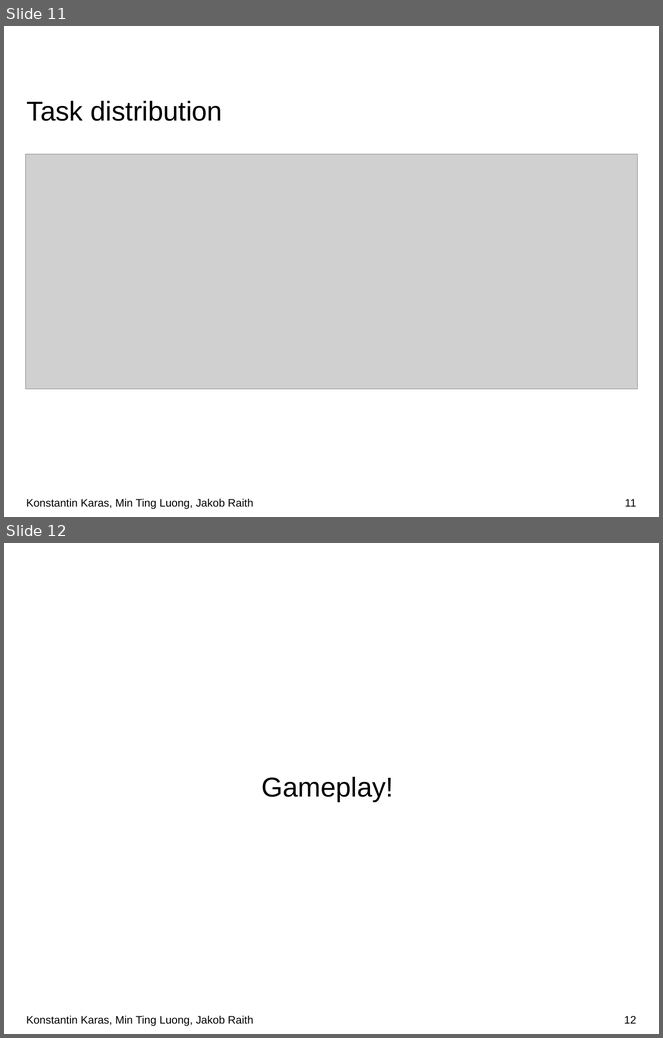
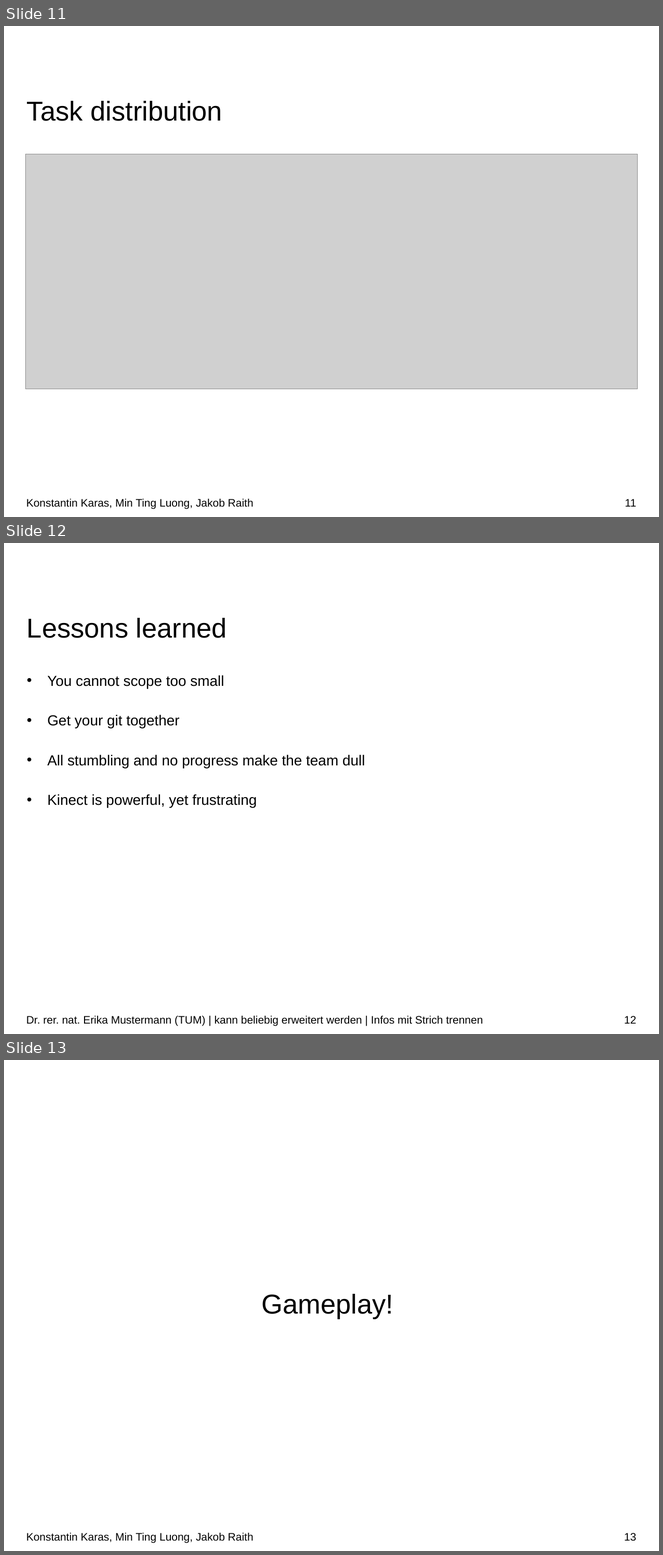
Before and after one commit to doingitraith/TaViS2019, a slide deck: Documents/Presentation.pptx. Shown one above the other, each under a label of ours: slides 11 and 12 before the commit, slides 11, 12 and 13 after it. The pictures are 663x1038 and 663x1555 pixels, drawn with LibreOffice and Linux fonts; fonts in the diff are those of the drawing; grey boxes stand for pictures; background and template pictures are left out. Boxes give left, top, right and bottom in pixels: in the first picture for what was removed or moved away, otherwise in the second. Text is boxed around its words. In the diff, an @@ line names an element or a change of style, - is before the commit and + after.

```diff
--- a/Documents/Presentation.pptx
+++ b/Documents/Presentation.pptx
@@ slide 12 added at (4, 543, 659, 1034), background #FFFFFF @@
@@ title added at (27, 618, 227, 638), 30 pt, text #000000 @@
+Lessons learned
@@ text added at (47, 675, 365, 808), 16 pt, text #000000 @@
+• You cannot scope too small
+• Get your git together
+• All stumbling and no progress make the team dull
+• Kinect is powerful, yet frustrating
@@ text added at (26, 1016, 483, 1026), 12 pt, text #000000 @@
+Dr. rer. nat. Erika Mustermann (TUM) | kann beliebig erweitert werden | Infos mit Strich trennen
@@ page number added at (624, 1016, 636, 1024), 12 pt, text #000000 @@
+12
@@ what was slide 12 is now slide 13 @@
@@ page number at (624, 1533, 636, 1542): text changed @@
-12
+13
```
Also in this commit, not shown: 1 slide changed.
